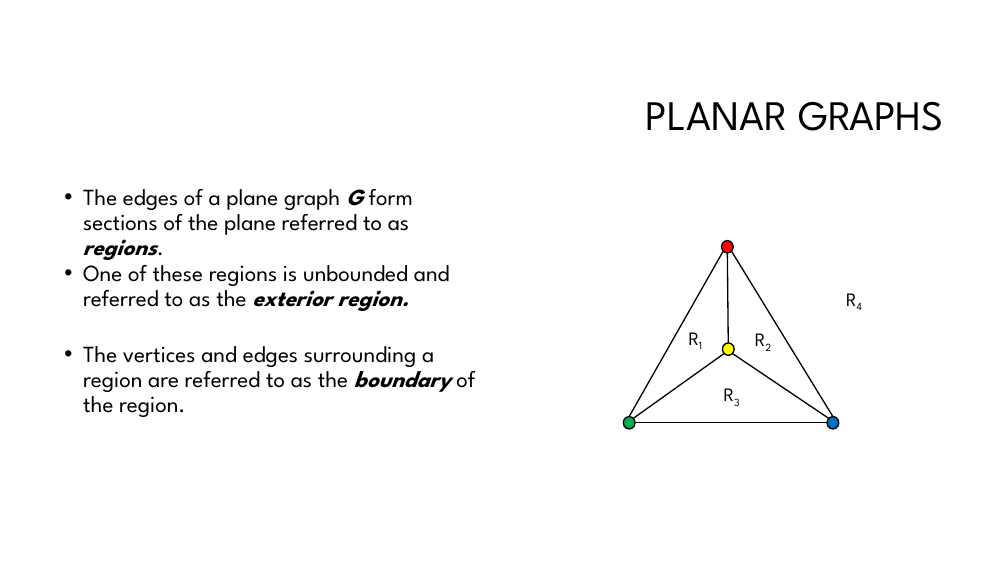
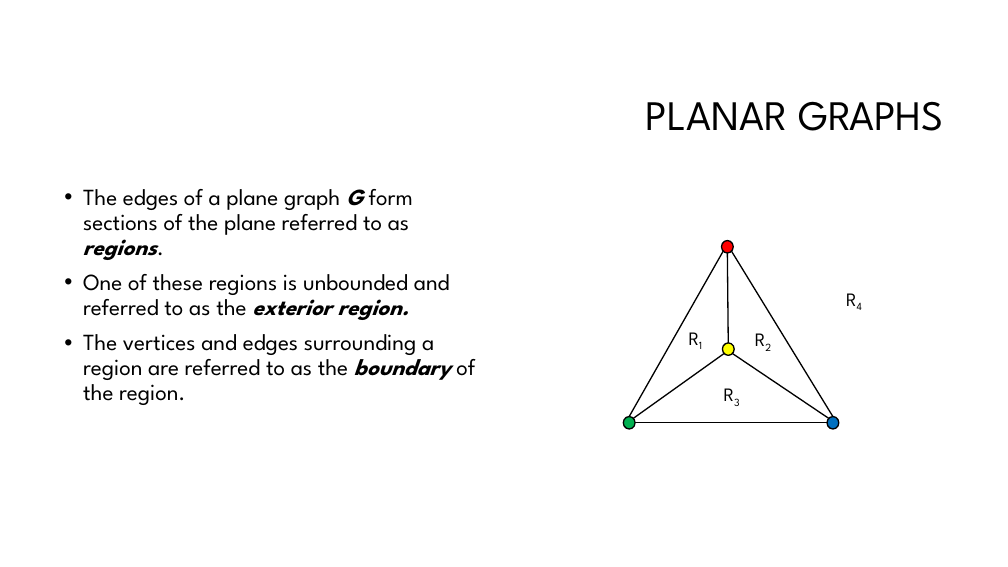
Before and after one commit to HylianAdventurer/Jarons-CSC591-Playground, a slide deck: slide 3 of Topic 3 - Planar and Nonplanar graphs/Presentations/Chapter 10.1 - The Euler Identity.pptx. Drawn at 1008x567 pixels with LibreOffice and Linux fonts; fonts in the diff are those of the drawing; background and template pictures are left out. Boxes give left, top, right and bottom in pixels: in the first picture for what was removed or moved away, otherwise in the second. Text is boxed around its words. In the diff, an @@ line names an element or a change of style, - is before the commit and + after.

```diff
--- a/Topic 3 - Planar and Nonplanar graphs/Presentations/Chapter 10.1 - The Euler Identity.pptx
+++ b/Topic 3 - Planar and Nonplanar graphs/Presentations/Chapter 10.1 - The Euler Identity.pptx
@@ text removed at (83,258,450,311) @@
-• One of these regions is unbounded and referred to as the exterior region.
@@ text at (83,274,475,405): paragraphs added @@
+• One of these regions is unbounded and referred to as the exterior region.
+• The vertices and edges surrounding a region are referred to as the boundary of the region.
@@ text removed at (83,346,475,417) @@
-• The vertices and edges surrounding a region are referred to as the boundary of the region.
```
Also in this commit, not shown: 1 other slide changed, 6 slides added.
